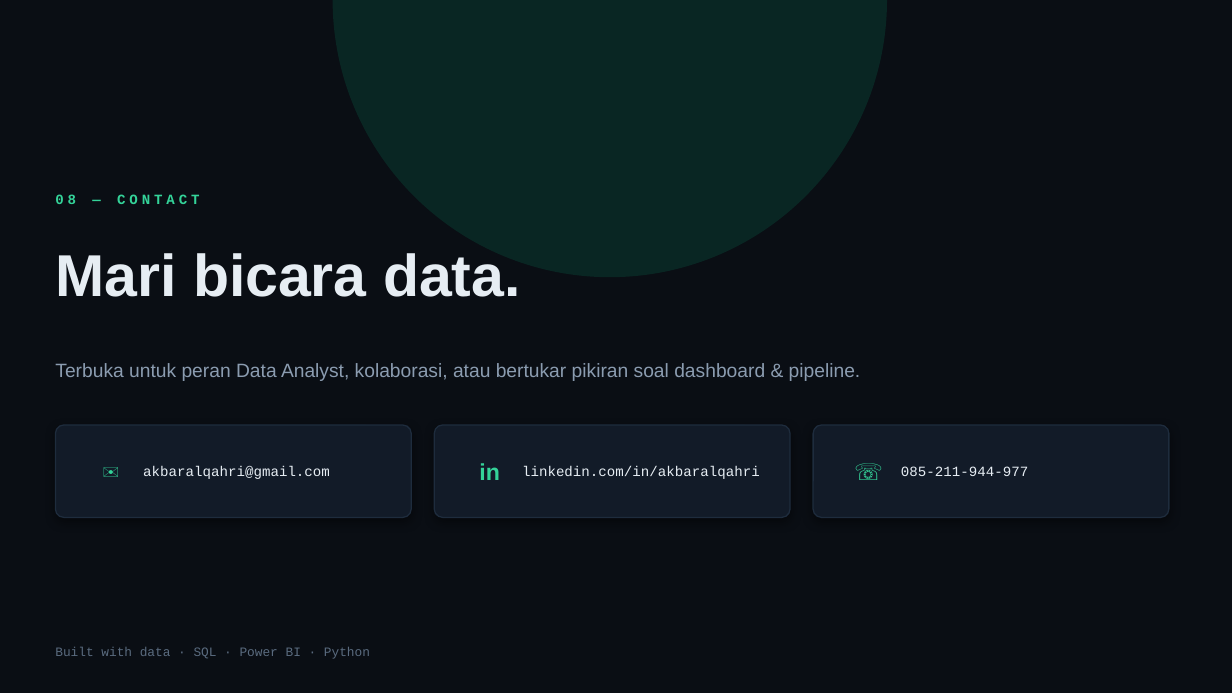
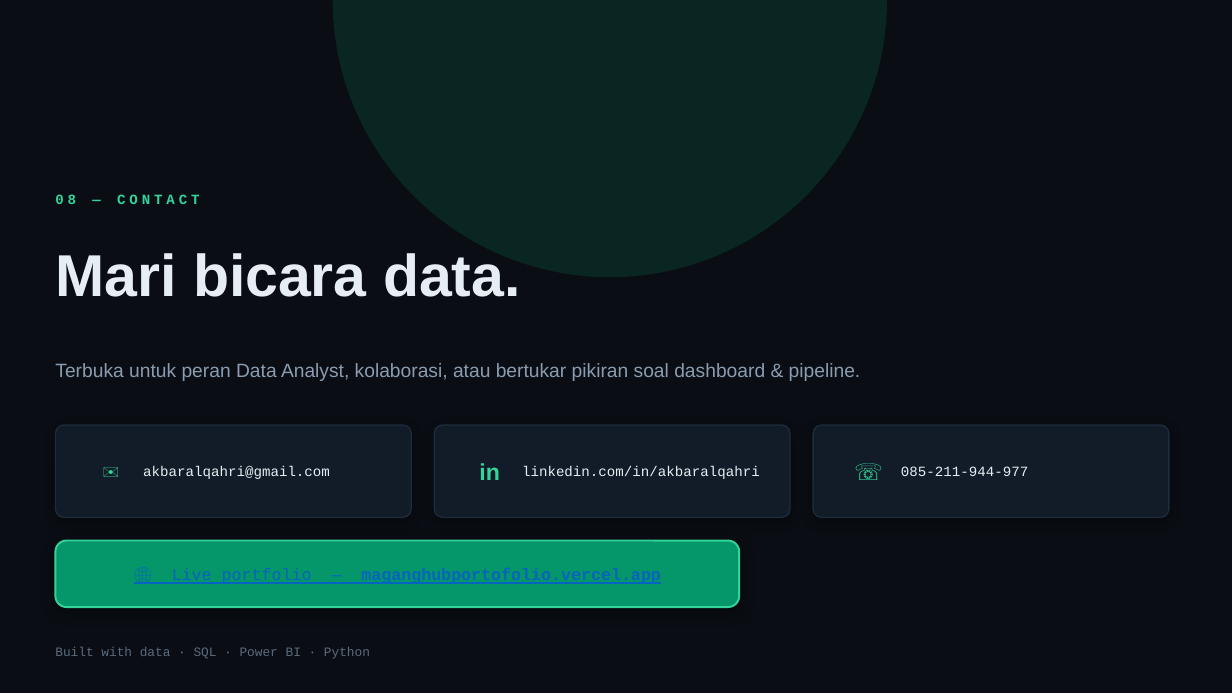
Before and after one commit to akbaralqahri/maganghubportofolio, a slide deck: slide 10 of Portofolio_Ali_Akbar_DataAnalyst.pptx. Drawn at 1232x693 pixels with LibreOffice and Linux fonts; fonts in the diff are those of the drawing. Boxes give left, top, right and bottom in pixels: in the first picture for what was removed or moved away, otherwise in the second. Text is boxed around its words. In the diff, an @@ line names an element or a change of style, - is before the commit and + after.

```diff
--- a/Portofolio_Ali_Akbar_DataAnalyst.pptx
+++ b/Portofolio_Ali_Akbar_DataAnalyst.pptx
@@ rounded rectangle added at (x1=55, y1=541, x2=739, y2=607), fill #059669, outline #34D399 1.5 pt @@
```
Also in this commit, not shown: 9 other slides changed, 12 other files.
